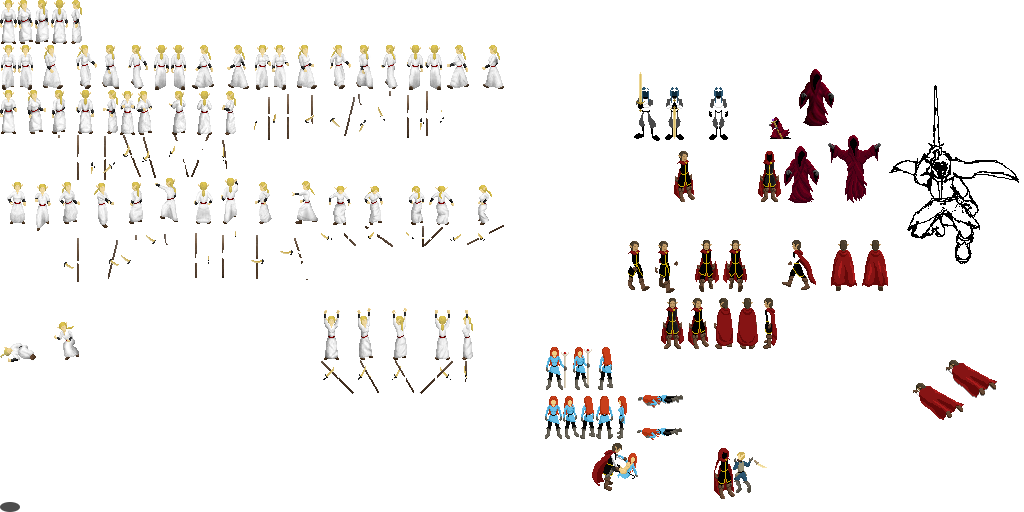
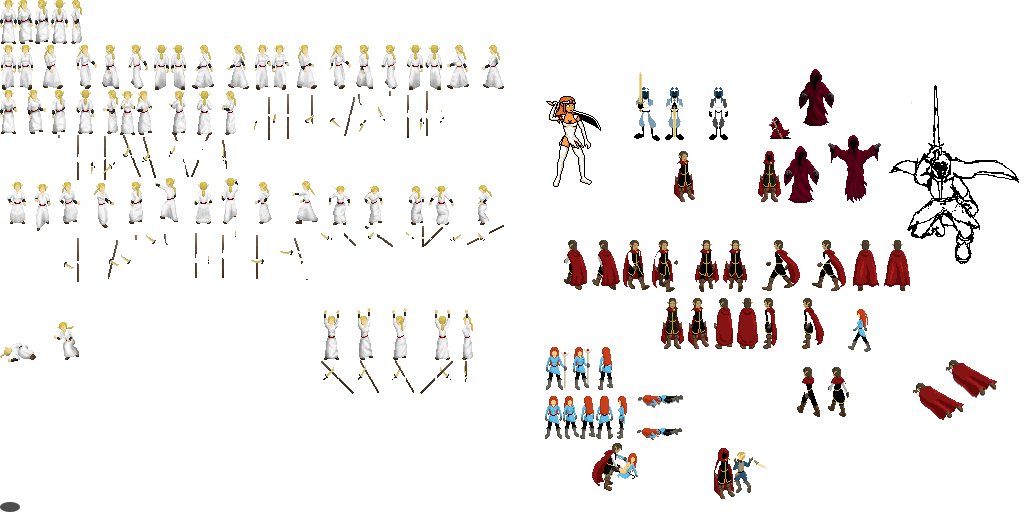
Layered file, before and after one edit (1024 × 512). Changes by layer:
painted on "background" over [546, 96, 910, 417]
